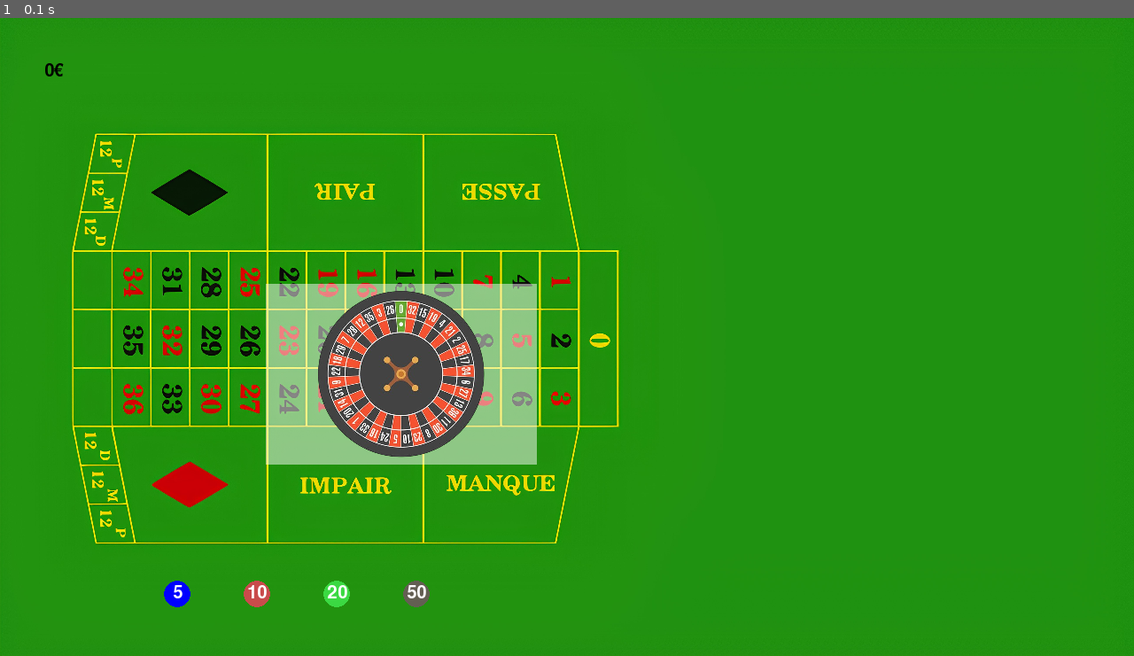
Above: before the commit, frame 1.
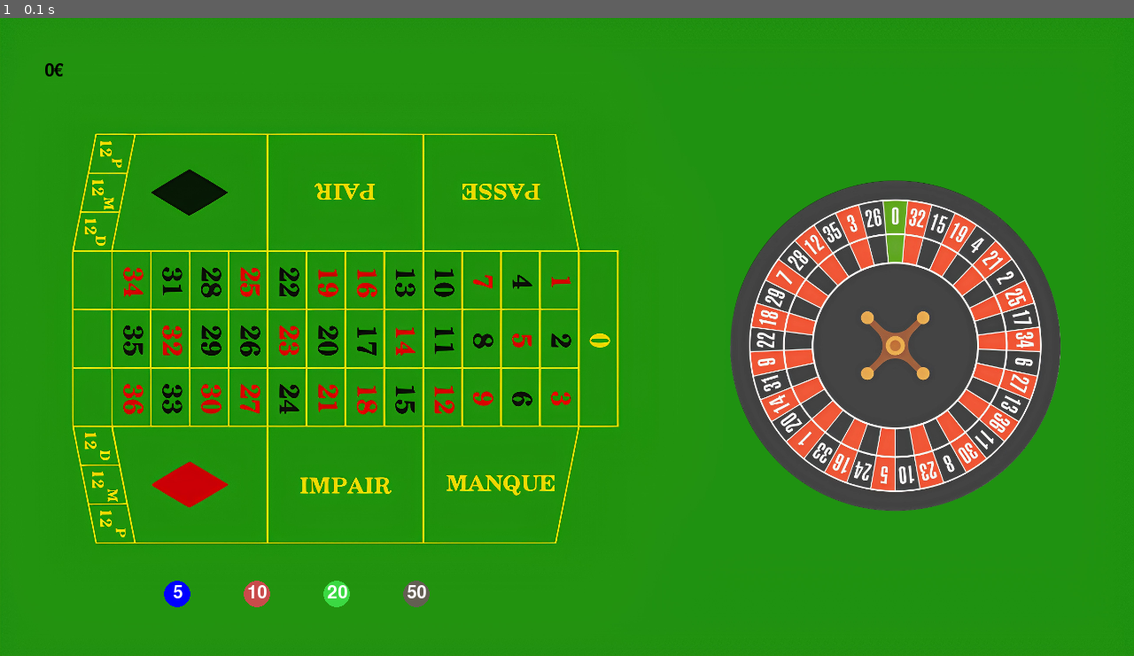
Above: after the commit, the same moment.

Repository: nelledge/roulette
Game: pygame game, started from main.py
The game is run twice, just before and just after one commit, with the same random seed, the same clock (stepped at 60 frames per second) and the same inputs.
Inputs:
- Up to frame 1 (0.1 s): no input

The runs differ from the first frame. In frame 1, 19% of the frame differs, in the area x 23-94%, y 25-78%.

Commit message:
adding the roulettw image

Diff:
--- a/main.py
+++ b/main.py
@@ -72,7 +72,9 @@
         mouse_pos = pygame.mouse.get_pos()
 
         screen.blit(background, (0,0))
-        screen.blit(image_roulette, (300, 300))
+        screen.blit(image_roulette, (820, 100))
+        wheel_rect = image_roulette.get_rect(topleft=(820, 100))
+
 
         #Drawing the Chips
         draw_chips(blue_chip_coordinates_color)
@@ -109,7 +111,6 @@
                     green_chip_coordinates_color[4] = False
                     black_chip_coordinates_color[4] = False
 
-
                 elif distens_to_sircle(green_chip_coordinates_color, mouse_x, mouse_y) <= chip_radius:
                     print('Green Chip clicked!')
                     green_chip_coordinates_color[4] = checking_true_fals_chip(green_chip_coordinates_color)
@@ -117,7 +118,6 @@
                     blue_chip_coordinates_color[4] = False
                     red_chip_coordinates_color[4] = False
                     black_chip_coordinates_color[4] = False
-
 
                 elif distens_to_sircle(black_chip_coordinates_color, mouse_x, mouse_y) <= chip_radius:
                     print('Black Chip clicked!')
@@ -127,7 +127,8 @@
                     red_chip_coordinates_color[4] = False
                     green_chip_coordinates_color[4] = False
 
-
+                elif wheel_rect.collidepoint(mouse_pos):
+                    print("Wheel clicked!")
 
                 for i, rect in enumerate(drawing_sqaures_outside()):
                     if rect.collidepoint(event.pos):
@@ -164,7 +165,6 @@
                         black_chip_coordinates_color[4] = False
 
 
-
         #Displaying everthing at the end
         pygame.display.flip()
 
Binary file removed: pictures/Untitled design(2)-artguru(1).png
Binary file changed: pictures/wheel.png
